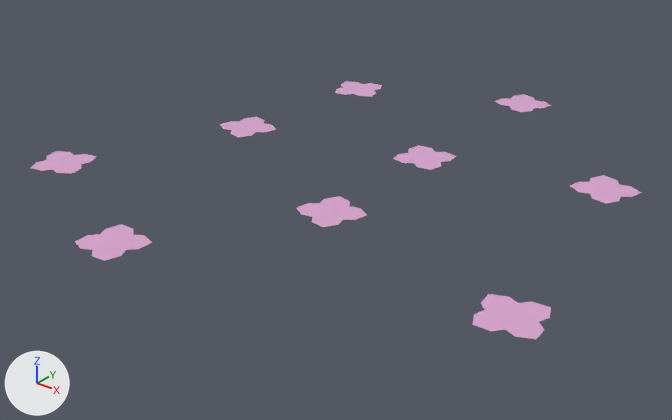
Renders of the FBX model StortSpelprojekt/Project/Models/PinkFlowers.fbx from each side of a commit.
Before and after are seen from a 50 mm lens placed at (0.1044, -0.1307, 0.0731), pointed at (0.003, -0.004, -0.0055). Arrows for +X, +Y and +Z are at lower left; the lights stay in place. Where no turn or scale is listed for an object, it has been applied to the vertices.

The first picture shows 'PinkFlowers'.
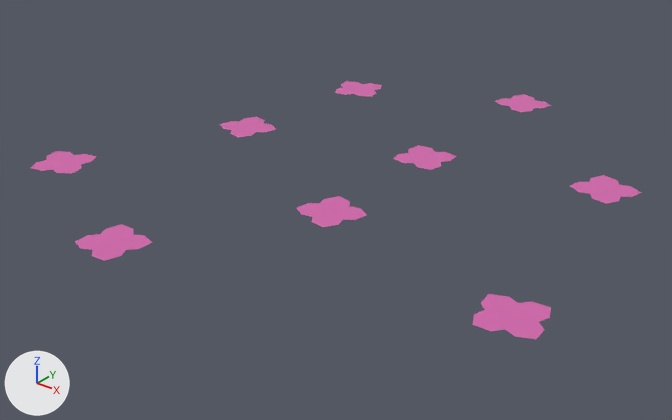
Commit message: new flowers

Patch to the scene script:
```diff
--- a/StortSpelprojekt/Project/Models/PinkFlowers.fbx.py
+++ b/StortSpelprojekt/Project/Models/PinkFlowers.fbx.py
@@ img_pinkflower_jpg @@
+img_pinkflower_jpg = load_image('PinkFlower.jpg', '../Textures/PinkFlower.jpg', 10, 10, 'sRGB')
@@ mat_lambert4 @@
+mat_lambert4 = principled_material('lambert4')
+mat_lambert4.texture = img_pinkflower_jpg
@@ me_mesh @@
 me_mesh.from_pydata(...)  # 225 vertices, 288 faces; spans x -0.0535..0.0535, y -0.0566..0.0566, z 0.0
-me_mesh.materials.append(mat_lambert3)  # pink #dba5d0
+me_mesh.materials.append(mat_lambert4)  # picture img_pinkflower_jpg
```

What differs and where, as boxes [x1, y1, x2, y2] in the pictures (672 x 420 px):
'PinkFlowers', recoloured
    both: [31, 81, 641, 339]
